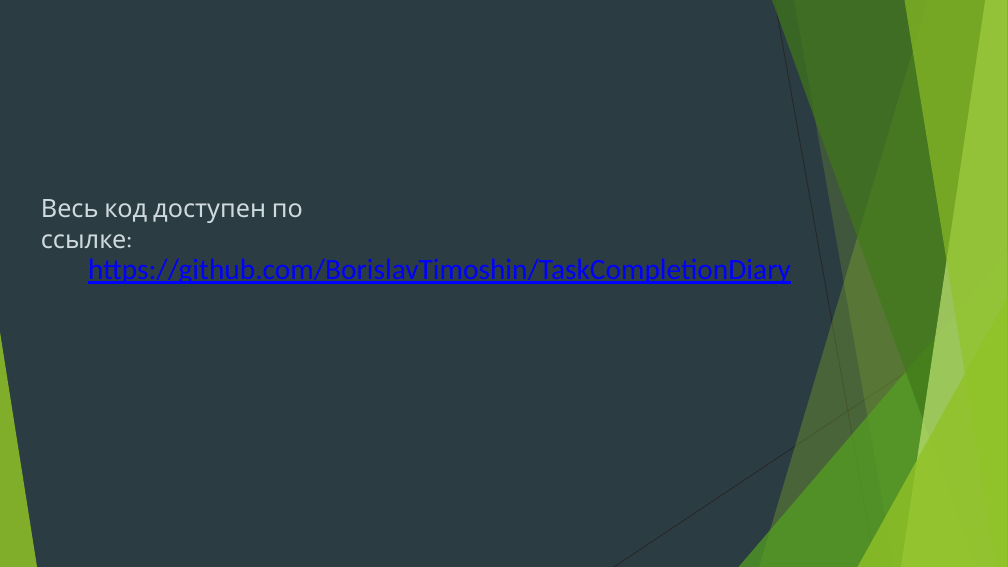
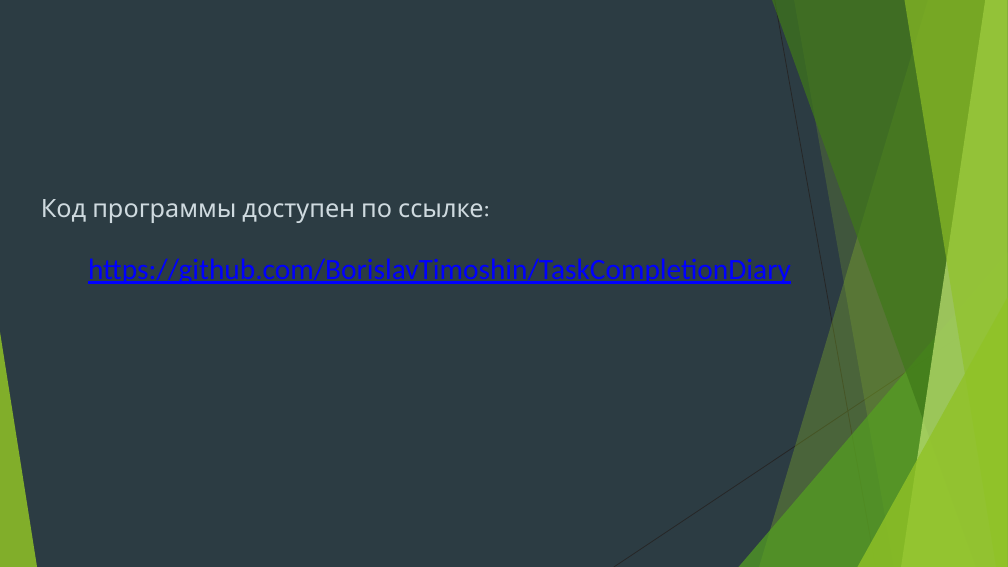
Before and after one commit to BorislavTimoshin/TaskCompletionDiary, a slide deck: slide 10 of description_project/Презентация.pptx. Drawn at 1008x567 pixels with LibreOffice and Linux fonts; fonts in the diff are those of the drawing. Boxes give left, top, right and bottom in pixels: in the first picture for what was removed or moved away, otherwise in the second. Text is boxed around its words. In the diff, an @@ line names an element or a change of style, - is before the commit and + after.

```diff
--- a/description_project/Презентация.pptx
+++ b/description_project/Презентация.pptx
@@ text at (41, 199, 484, 223): text changed @@
-Весь код доступен по ссылке:
+Код программы доступен по ссылке:
```
Also in this commit, not shown: 1 other slide changed, 2 other files.
